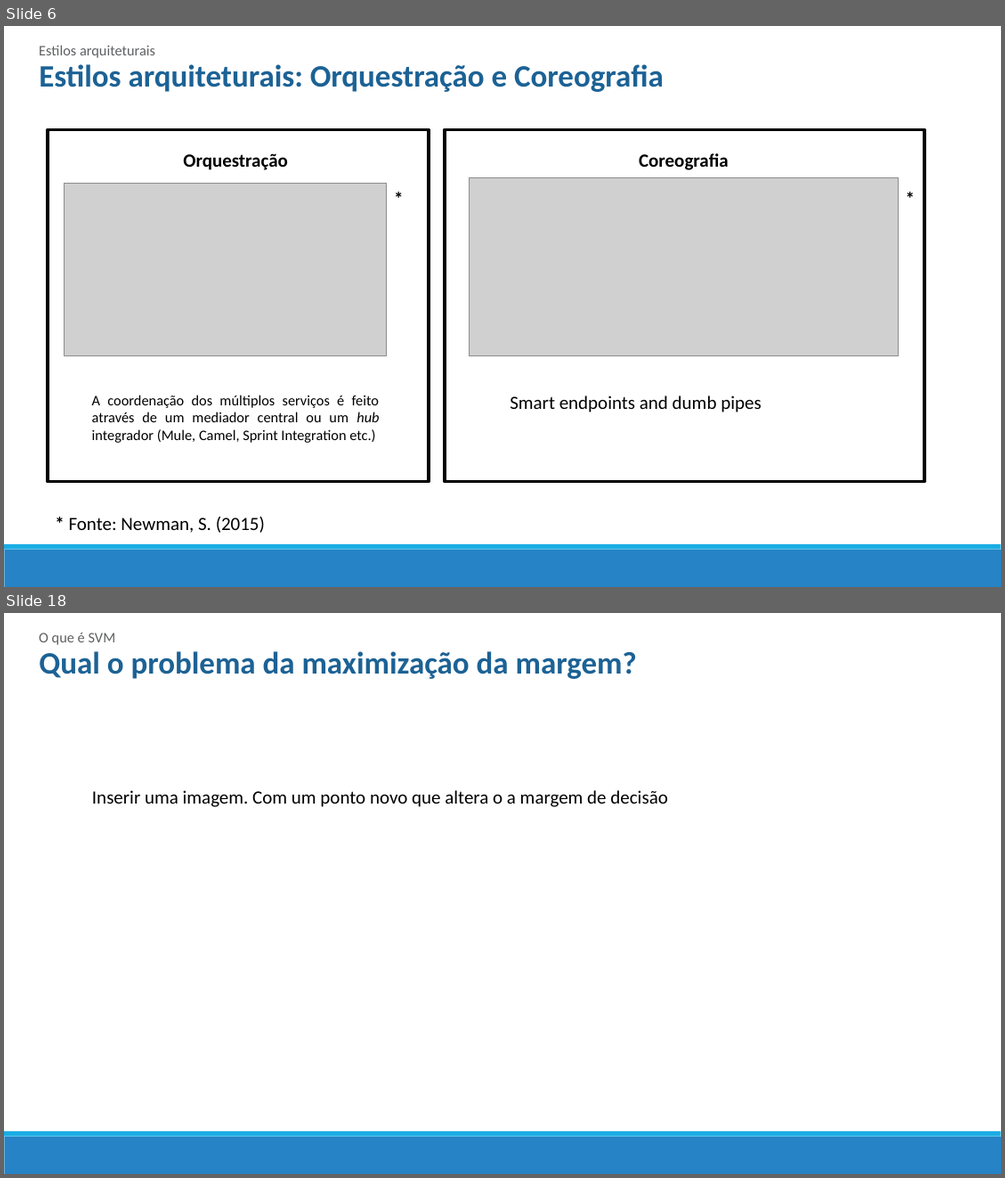
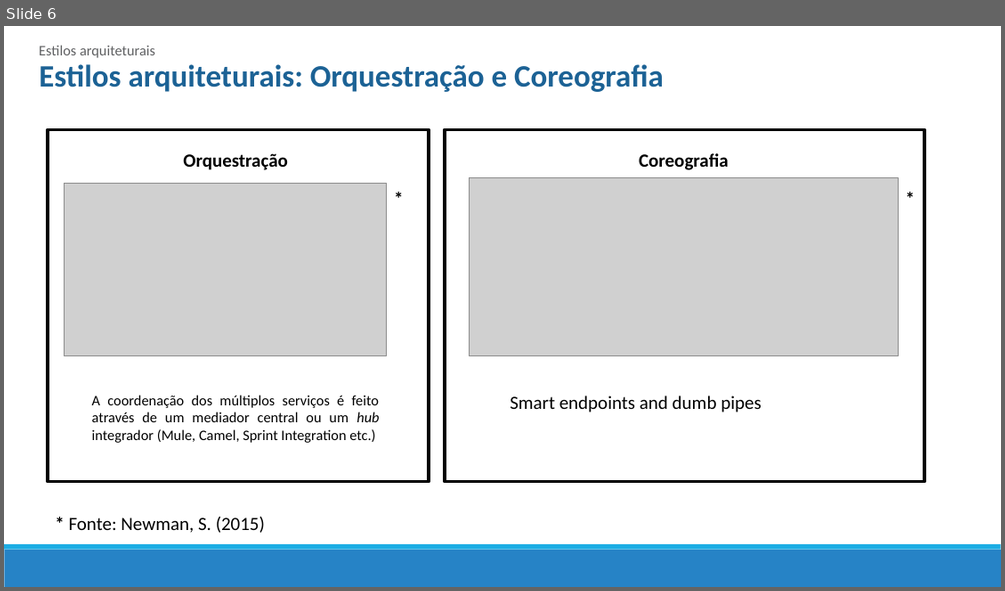
Before and after one commit to mrezende/architecture-discipline, a slide deck: article-presentation/Artigo.pptx. Shown one above the other, each under a label of ours: slides 6 and 18 before the commit, slide 6 after it; the slides between them are not shown. The pictures are 1005x1178 and 1005x591 pixels, drawn with LibreOffice and Linux fonts; fonts in the diff are those of the drawing; grey boxes stand for pictures. Boxes give left, top, right and bottom in pixels: in the first picture for what was removed or moved away, otherwise in the second. Text is boxed around its words. In the diff, an @@ line names an element or a change of style, - is before the commit and + after.

```diff
--- a/article-presentation/Artigo.pptx
+++ b/article-presentation/Artigo.pptx
@@ slide 18 removed at (4, 613, 1001, 1174), background #FFFFFF; not listed: 2 template elements that a slide beside it also shows @@
@@ text removed at (39, 633, 116, 645) @@
-O que é SVM
@@ text removed at (39, 651, 637, 679) @@
-Qual o problema da maximização da margem?
@@ text removed at (92, 790, 667, 807) @@
-Inserir uma imagem. Com um ponto novo que altera o a margem de decisão
```
Also in this commit, not shown: 2 slides changed, 4 slides added, 14 other slides removed.
